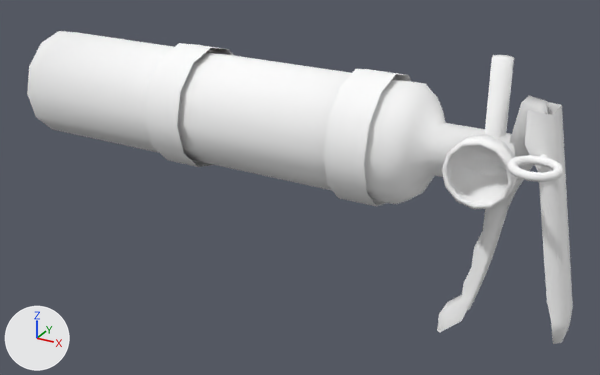
One commit to the Blender file dev/blender/c172p-fire-elt.blend: the scene before it, then after it.
Rendered twice from a 50 mm lens placed at (1.672, 0.092, -0.003), pointed at (1.47, 0.459, -0.186). Arrows for +X, +Y and +Z are at lower left; the lights stay in place. The older version comes first. The same objects are shown in both versions, whatever each file hides.

Script lines for the objects in view, before the commit:
```python
me_cylinder_001 = bpy.data.meshes.new('cylinder.001')
me_cylinder_001.from_pydata(...)  # 384 vertices, 331 faces; spans x -0.12..0.197, y -0.395..-0.326, z -3.658..-3.508
me_cylinder_001.polygons.foreach_set('use_smooth', [True] * 331)
me_cylinder_001.materials.append(mat_ac3dmat1_006)  # white #ffffff
ob_extinguisher = bpy.data.objects.new('extinguisher', me_cylinder_001)
ob_extinguisher.location = (1.423, 0.8202, 3.408)
ob_extinguisher.show_transparent = True
```
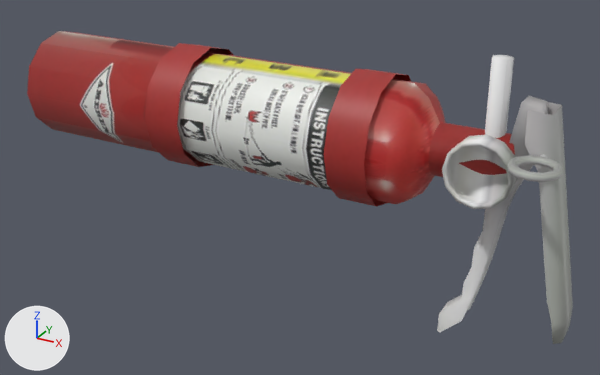
Location of each change, [x1, y1, x2, y2] in pixels of the pictures (600 x 375 px):
'extinguisher', recoloured (darker)
    both: [27, 31, 573, 344]

The change, as a list of edits to the scene's bpy script:
```text
Add img_c150_obj_png_000:
    img_c150_obj_png_000 = load_image('c150-obj.png.000', '../../Models/Interior/FE-ELT/fire-elt.png', 512, 512, 'sRGB')
Add mat_fire:
    mat_fire = principled_material('fire')
    mat_fire.texture = img_c150_obj_png_000
Change me_cylinder_001:
    where me_cylinder_001.from_pydata(...)  # 384 vertices, 331 faces; spans x -0.12..0.197, y -0.395..-0.326, z -3.658..-3.508
    remove me_cylinder_001.materials.append(mat_ac3dmat1_006)  # white #ffffff
    add me_cylinder_001.materials.append(mat_fire)  # picture img_c150_obj_png_000
```
